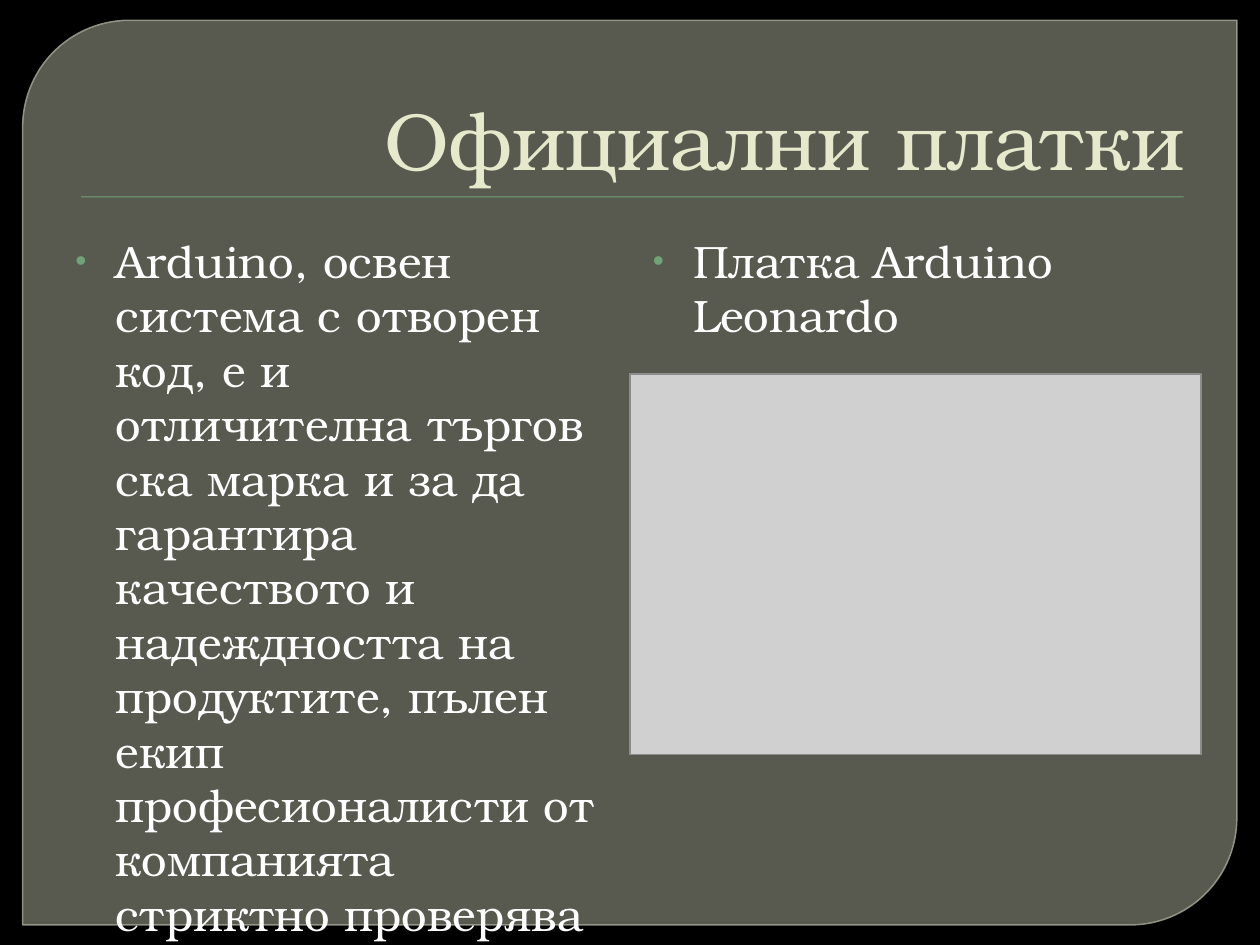
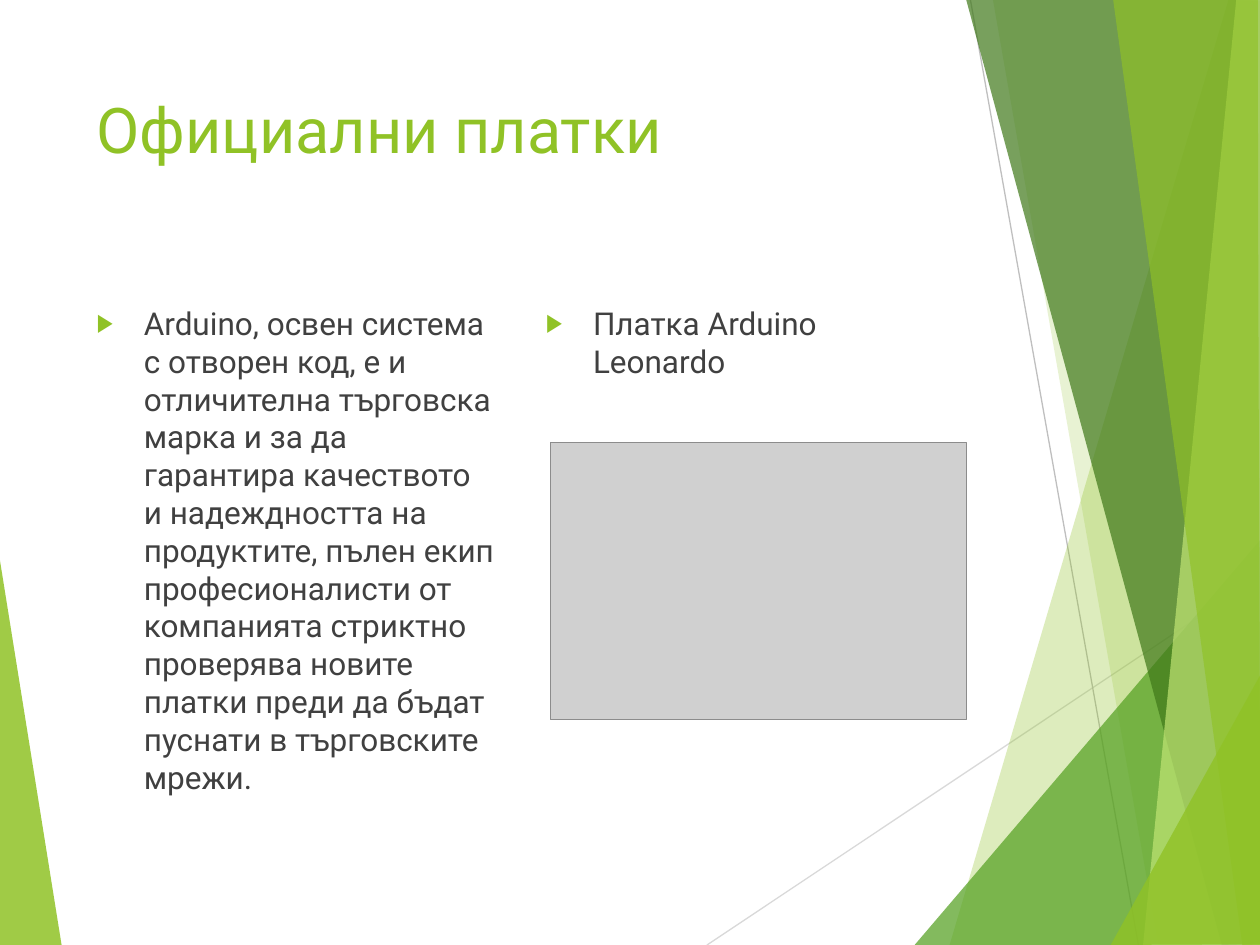
Before and after one commit to IvanovvAlex/School-Education, a slide deck: slide 5 of EmbeddedSystems/Arduino.pptx. Drawn at 1260x945 pixels with LibreOffice and Linux fonts; fonts in the diff are those of the drawing; grey boxes stand for pictures; background and template pictures are left out. Boxes give left, top, right and bottom in pixels: in the first picture for what was removed or moved away, otherwise in the second. Text is boxed around its words. In the diff, an @@ line names an element or a change of style, - is before the commit and + after.

```diff
--- a/EmbeddedSystems/Arduino.pptx
+++ b/EmbeddedSystems/Arduino.pptx
@@ background picture (left out) to #FFFFFF @@
@@ round diag rect removed at bbox=[23, 20, 1237, 925] @@
@@ title "Официални платки": place and size @@
-title "Официални платки" at bbox=[384, 112, 1184, 189]
+title "Официални платки" at bbox=[97, 105, 661, 166]
@@ title "Официални платки" at bbox=[97, 105, 661, 166]: size 46 to 36 pt, font TeX Gyre Bonum to Roboto, text colour #E7EACB to #90C226; alignment right to left; indent changed; vertical alignment bottom to top @@
@@ rectangle removed at bbox=[81, 197, 1183, 198] @@
@@ text "Arduino, освен система с отворен ...": place and size @@
-text "Arduino, освен система с отворен ..." at bbox=[116, 245, 595, 942]
+text "Arduino, освен система с отворен ..." at bbox=[144, 311, 494, 796]
@@ text "Arduino, освен система с отворен ..." at bbox=[144, 311, 494, 796]: size 25.9 to 18 pt, font TeX Gyre Bonum to Roboto, text colour #FFFFFF to #404040; bullet • to ▶; more space between paragraphs; bullet colour #72A376 to #90C226 @@
@@ text "Платка Arduino Leonardo" at bbox=[593, 311, 817, 374]: size 25.9 to 18 pt, font TeX Gyre Bonum to Roboto, text colour #FFFFFF to #404040; bullet • to ▶; more space between paragraphs; bullet colour #72A376 to #90C226 @@
@@ text "Платка Arduino Leonardo": place and size @@
-text "Платка Arduino Leonardo" at bbox=[693, 245, 1052, 333]
+text "Платка Arduino Leonardo" at bbox=[593, 311, 817, 374]
@@ picture: place and size @@
-picture at bbox=[630, 374, 1201, 755]
+picture at bbox=[551, 442, 966, 719]
@@ group added at bbox=[0, 0, 1260, 945]: 8 freeform shapes, 2 lines @@
```
Also in this commit, not shown: 9 other slides changed, 1 slide added, 1 slide removed.
